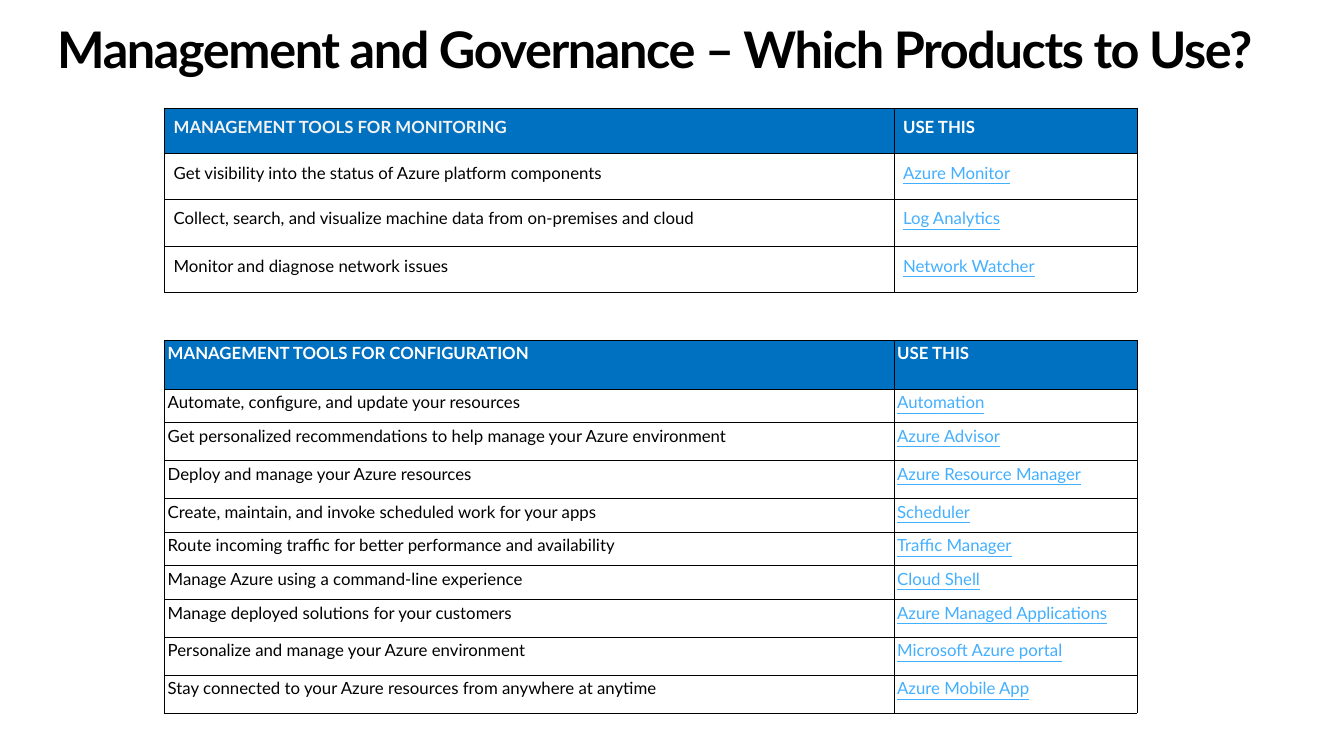
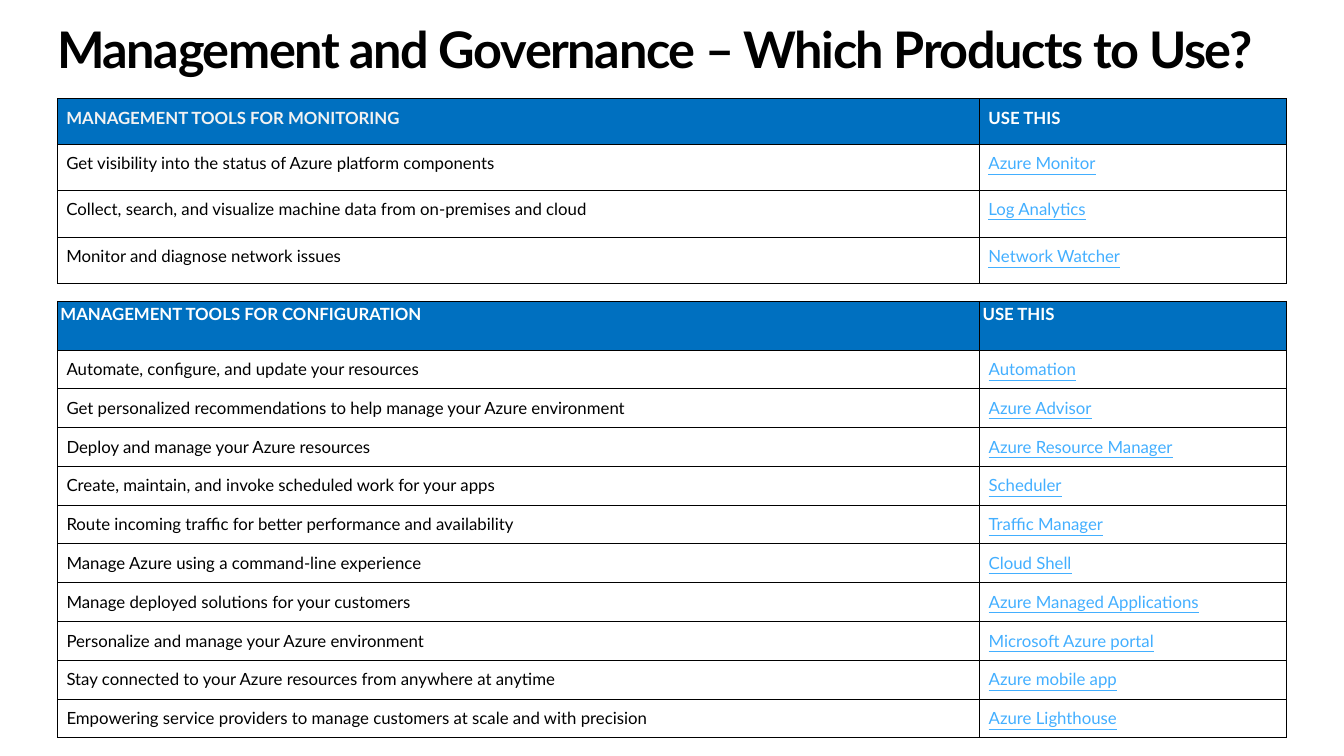
Before and after one commit to sastrykn/azserviceswhentouse, a slide deck: slide 18 of When to Use What-Azure Services.pptx (slide 13 before the commit). Drawn at 1344x756 pixels with LibreOffice and Linux fonts; fonts in the diff are those of the drawing. Boxes give left, top, right and bottom in pixels: in the first picture for what was removed or moved away, otherwise in the second. Text is boxed around its words. In the diff, an @@ line names an element or a change of style, - is before the commit and + after.

```diff
--- a/When to Use What-Azure Services.pptx
+++ b/When to Use What-Azure Services.pptx
@@ table: place and size @@
-table at [164, 108, 1137, 292]
+table at [57, 99, 1288, 283]
@@ table at [57, 301, 1288, 738] @@
-row 10: Stay connected to your Azure resources from anywhere at anytime | Azure Mobile App
+row 10: Stay connected to your Azure resources from anywhere at anytime | Azure mobile app
+row 11: Empowering service providers to manage customers at scale and with precision | Azure Lighthouse
@@ table: place and size @@
-table at [164, 340, 1137, 713]
+table at [57, 301, 1288, 738]
```
Also in this commit, not shown: 8 other slides changed, 12 slides added.
